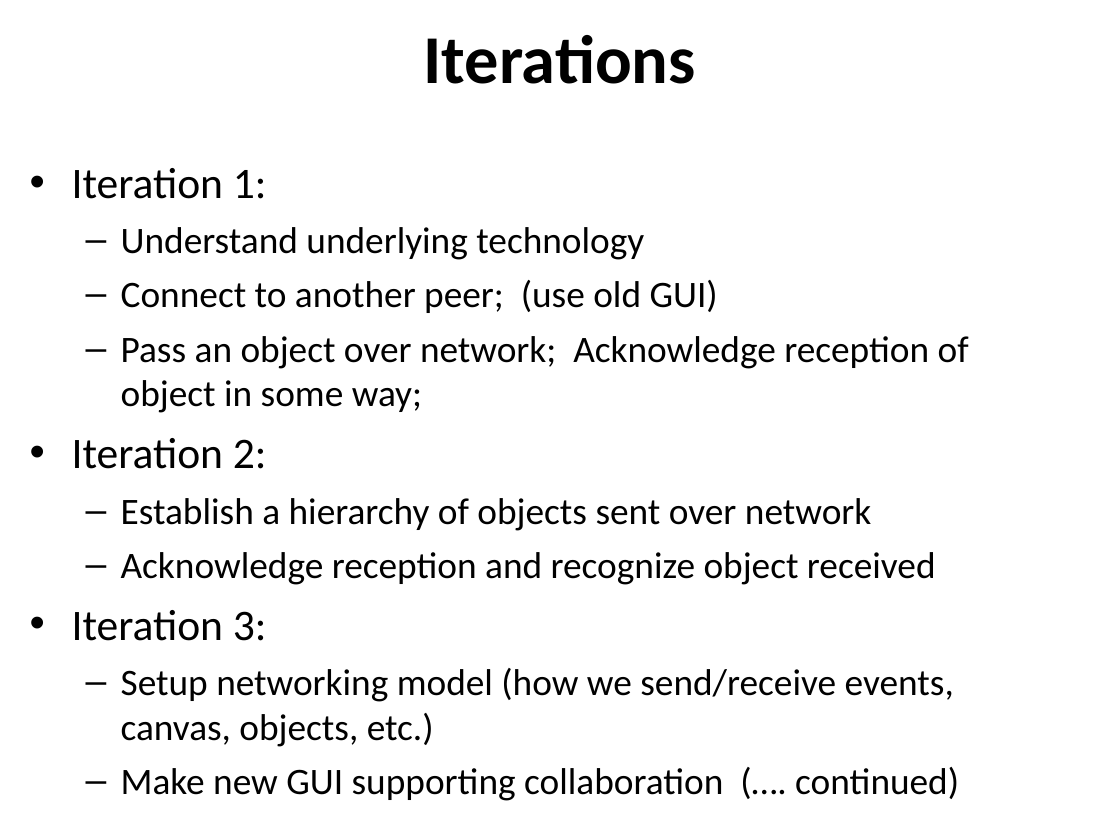
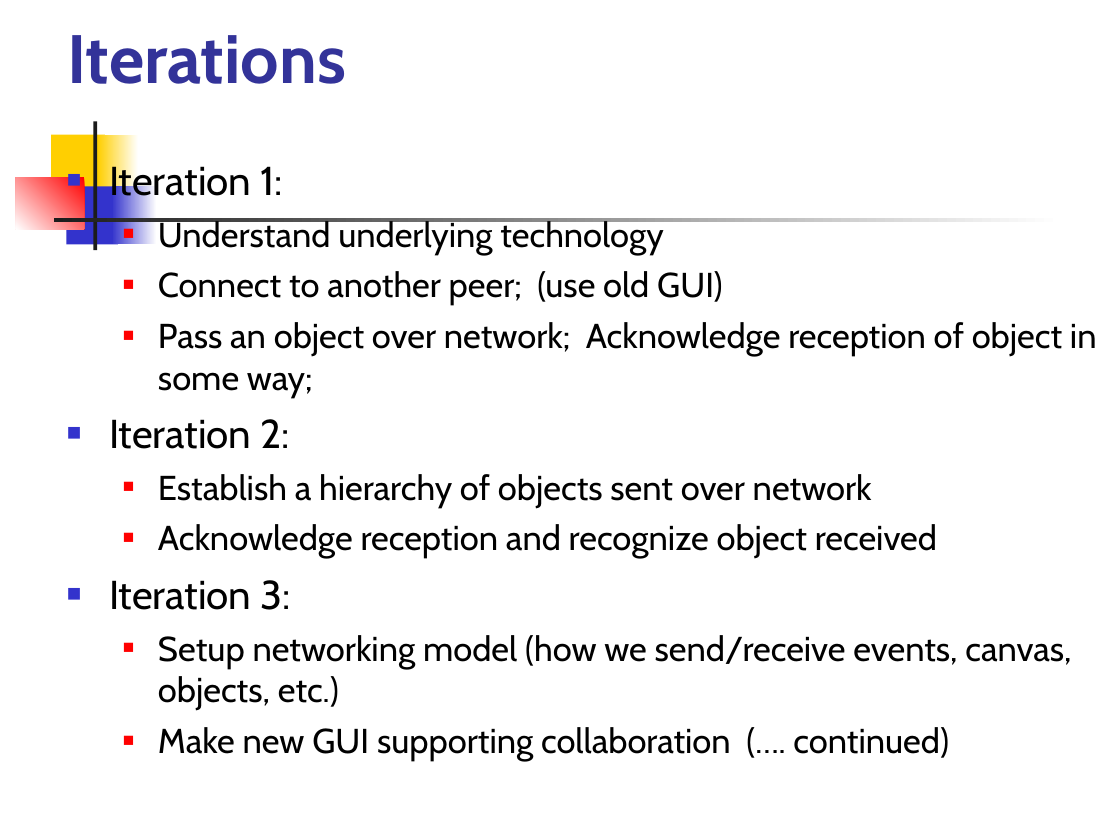
Before and after one commit to satpreetsingh/182mainproject, a slide deck: slide 3 of Documentation/04_10_Presentation.ppt. Drawn at 1120x840 pixels with LibreOffice and Linux fonts; fonts in the diff are those of the drawing. Boxes give left, top, right and bottom in pixels: in the first picture for what was removed or moved away, otherwise in the second. Text is boxed around its words. In the diff, an @@ line names an element or a change of style, - is before the commit and + after.

```diff
--- a/Documentation/04_10_Presentation.ppt
+++ b/Documentation/04_10_Presentation.ppt
@@ title "Iterations" at (67,35,346,84): font Calibri to Cabin, text colour #000000 to #333399; alignment centre to left @@
@@ rectangle added at (52,134,105,193), fill #FFCF01 @@
@@ text "Iteration 1:": place and size @@
-text "Iteration 1:" at (72,168,969,801)
+text "Iteration 1:" at (109,160,1097,761)
@@ text "Iteration 1:" at (109,160,1097,761): size 28 to 25.9 pt in "Iteration 1:", "Iteration 2:", "Iteration 3:"; font Calibri to Cabin, size 24 to 22.2 pt; bullet • to ■; bullet colour #000000 to #3333CC; bullet – to ■; bullet colour #000000 to #FF0000 @@
@@ rectangle added at (93,121,96,250), fill #1C1C1C @@
@@ rectangle added at (99,134,139,193), fill gradient #FFFFFF to #FFCF01 @@
@@ rectangle added at (16,177,84,228), fill gradient #FF0000 to #FFFFFF @@
@@ rectangle added at (66,186,118,244), fill #3333CC @@
@@ rectangle added at (112,186,157,244), fill gradient #FFFFFF to #3333CC @@
@@ rectangle added at (54,218,1062,222), fill gradient #FFFFFF to #1C1C1C @@
```
Also in this commit, not shown: 6 other slides changed, 11 slides added, 5 slides removed, 1 other file.
